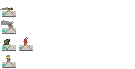
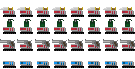
Before/after of a 135px x 69px layered artwork. What changed in the layer stack:
added group "Ground" with 32 layers above "Flying" over (0, 7, 135, 68)
added layer "Layer 59" in group "Ground" over (37, 19, 50, 34)
added layer "Layer 58" in group "Ground" over (20, 19, 33, 34)
added layer "Layer 57" in group "Ground" over (3, 19, 16, 34)
added layer "Layer 56" in group "Ground" over (119, 7, 135, 17)
added layer "Layer 52" in group "Ground" over (52, 7, 67, 17)
moved "Layer 50" into group "Ground", painted on it over (0, 7, 33, 68)
moved "Layer 49" into group "Ground", painted on it over (0, 7, 33, 51)
removed layer "Layer 46" over (0, 7, 16, 17)
added layer "Layer 60" in group "Ground" over (54, 19, 67, 34)
added layer "Layer 61" in group "Ground" over (71, 19, 84, 34)
added layer "Layer 62" in group "Ground" over (88, 19, 101, 34)
added layer "Layer 63" in group "Ground" over (105, 19, 118, 34)
added layer "Layer 64" in group "Ground" over (122, 19, 135, 34)
added layer "Layer 65" in group "Ground" over (0, 39, 16, 51)
added layer "Layer 66" in group "Ground" over (17, 39, 33, 51)
added layer "Layer 67" in group "Ground" over (35, 39, 50, 51)
added layer "Layer 68" in group "Ground" over (52, 39, 67, 51)
added layer "Layer 69" in group "Ground" over (68, 39, 84, 51)
added layer "Layer 70" in group "Ground" over (85, 39, 101, 51)
added layer "Layer 71" in group "Ground" over (103, 39, 118, 51)
added layer "Layer 72" in group "Ground" over (120, 39, 135, 51)
moved "Layer 48" into group "Flying", painted on it over (0, 39, 135, 68)
removed layer "Layer 47" over (1, 7, 16, 34)
…and 12 more changes (12 added)
